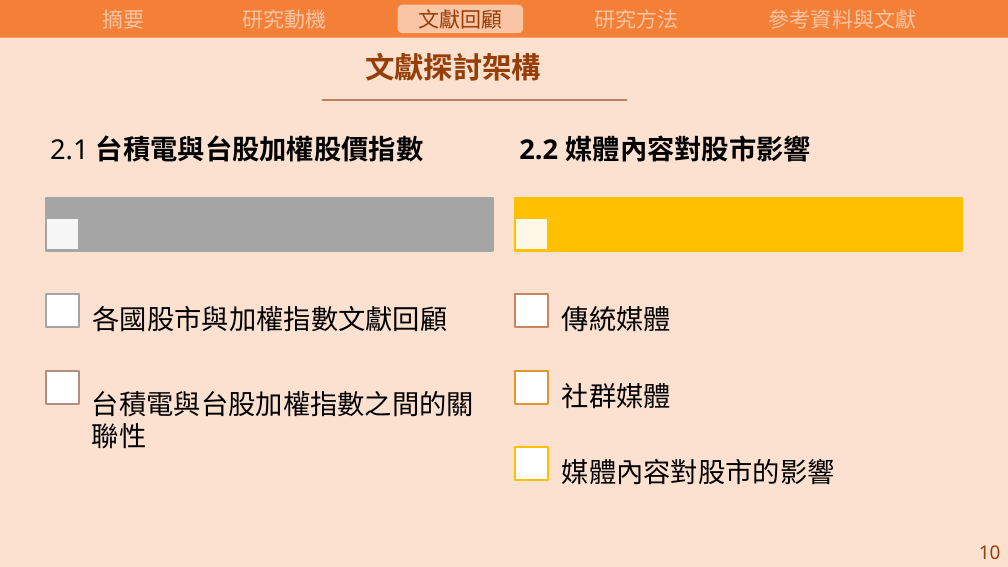
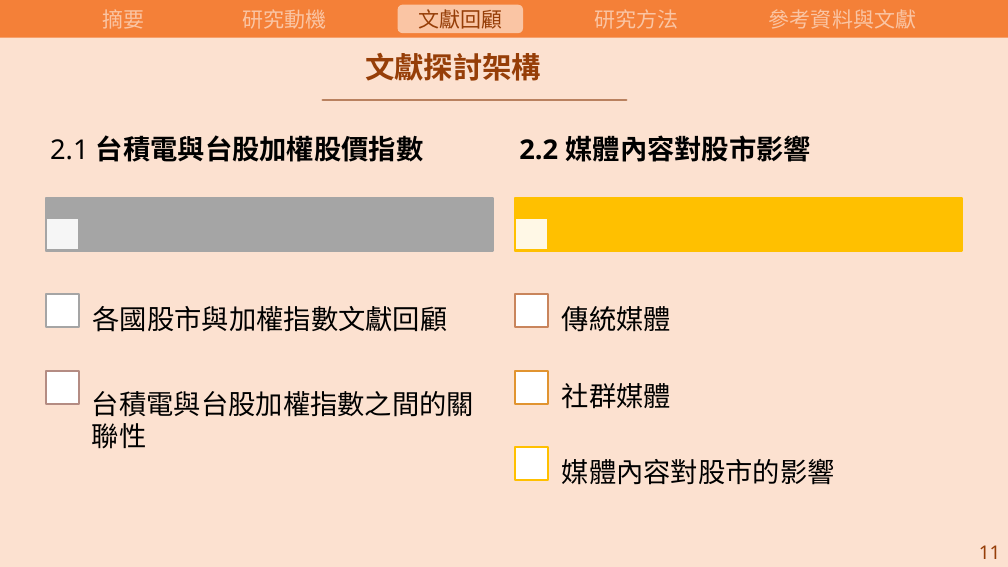
Before and after one commit to carina419/NTUST, a slide deck: slide 14 of 112-2/MI6006701 研究方法/研究方法期末報告.pptx. Drawn at 1008x567 pixels with LibreOffice and Linux fonts; fonts in the diff are those of the drawing. Boxes give left, top, right and bottom in pixels: in the first picture for what was removed or moved away, otherwise in the second. Text is boxed around its words. In the diff, an @@ line names an element or a change of style, - is before the commit and + after.

```diff
--- a/112-2/MI6006701 研究方法/研究方法期末報告.pptx
+++ b/112-2/MI6006701 研究方法/研究方法期末報告.pptx
@@ text at (x1=979, y1=545, x2=1001, y2=559): text changed @@
-10
+11
```
Also in this commit, not shown: 10 other slides changed, 2 slides removed.
